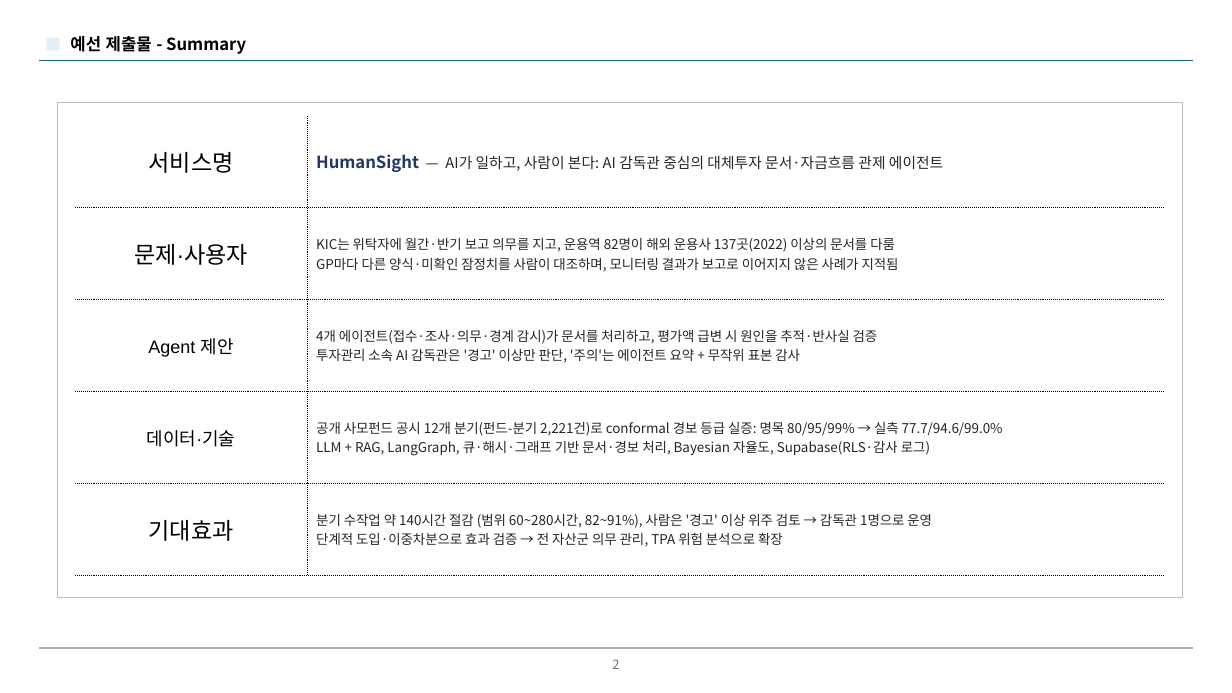
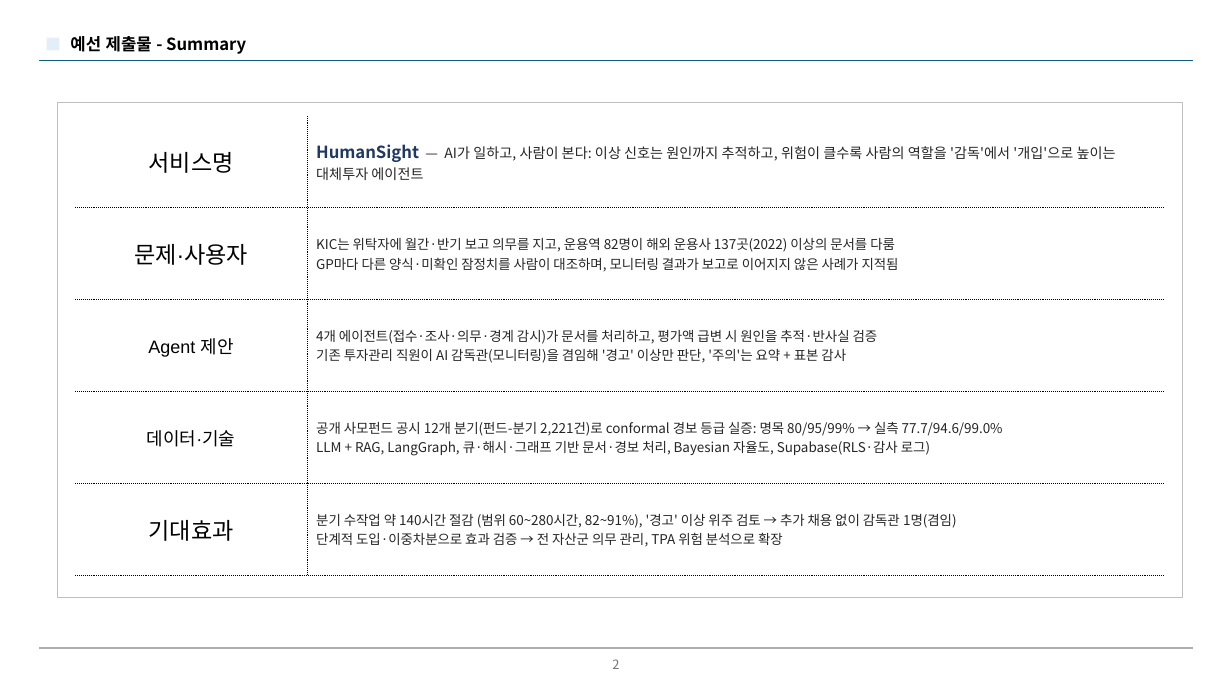
Before and after one commit to Chaewon-Park-STUDY/KIC-AI-Agent-2026, a slide deck: slide 2 of docs/proposal/HumanSight_proposal_draft_v7.pptx. Drawn at 1232x693 pixels with LibreOffice and Linux fonts; fonts in the diff are those of the drawing; background and template pictures are left out. Boxes give left, top, right and bottom in pixels: in the first picture for what was removed or moved away, otherwise in the second. Text is boxed around its words. In the diff, an @@ line names an element or a change of style, - is before the commit and + after.

```diff
--- a/docs/proposal/HumanSight_proposal_draft_v7.pptx
+++ b/docs/proposal/HumanSight_proposal_draft_v7.pptx
@@ table at [75,116,1165,575] @@
-row 1, column 2: HumanSight — AI가 일하고, 사람이 본다: AI 감독관 중심의 대체투자 문서·자금흐름 관제 에이전트
+row 1, column 2: HumanSight — AI가 일하고, 사람이 본다: 이상 신호는 원인까지 추적하고, 위험이 클수록 사람의 역할을 '감독'에서 '개입'으로 높이는 대체투자 에이전트
-row 3, column 2: 4개 에이전트(접수·조사·의무·경계 감시)가 문서를 처리하고, 평가액 급변 시 원인을 추적·반사실 검증 / 투자관리 소속 AI 감독관은 '경고' 이상만 판단, '주의'는 에이전트 요약 + 무작위 표본 감사
+row 3, column 2: 4개 에이전트(접수·조사·의무·경계 감시)가 문서를 처리하고, 평가액 급변 시 원인을 추적·반사실 검증 / 기존 투자관리 직원이 AI 감독관(모니터링)을 겸임해 '경고' 이상만 판단, '주의'는 요약 + 표본 감사
-row 5, column 2: 분기 수작업 약 140시간 절감 (범위 60~280시간, 82~91%), 사람은 '경고' 이상 위주 검토 → 감독관 1명으로 운영 / 단계적 도입·이중차분으로 효과 검증 → 전 자산군 의무 관리, TPA 위험 분석으로 확장
+row 5, column 2: 분기 수작업 약 140시간 절감 (범위 60~280시간, 82~91%), '경고' 이상 위주 검토 → 추가 채용 없이 감독관 1명(겸임) / 단계적 도입·이중차분으로 효과 검증 → 전 자산군 의무 관리, TPA 위험 분석으로 확장
```
Also in this commit, not shown: 7 other slides changed, 3 other files.
